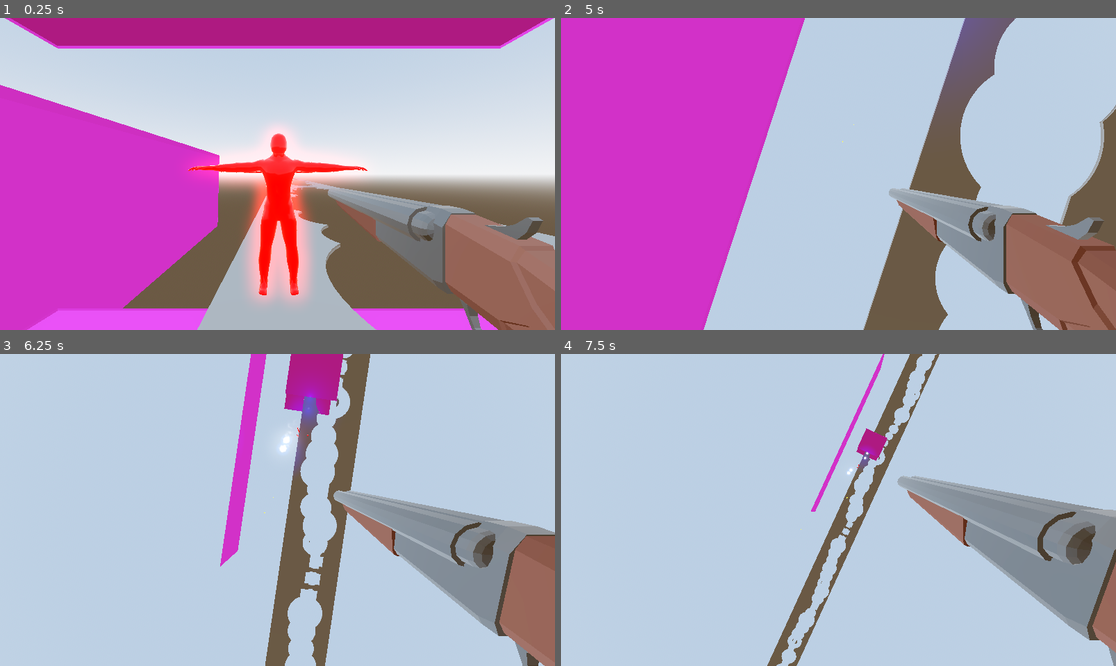
Above: before the commit, frames 1-4 (two rows, left to right).
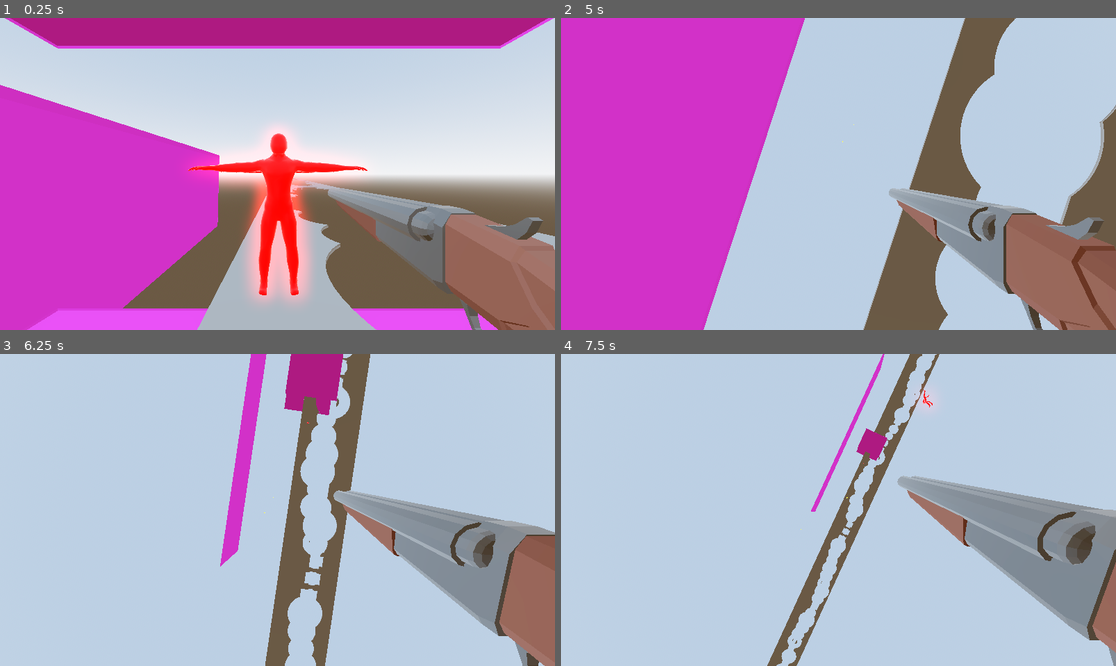
Above: after the commit, the same moments.

Repository: Games4Doritos/UWAGameJam2
Game: Godot game, scene res://Scenes/world.tscn
Same seed, same stepped clock (60 frames per second), same inputs: the game is played once before the commit and once after it. This scene is started directly instead of the project's main scene.
Inputs (mouse positions are in pixels of both pictures, inside the frame that each line leads up to):
- Up to frame 1 (0.25 s): no input
- Up to frame 2 (5 s): move the mouse to (832, 180) at 0.52 s; hold W (forward) 0.53-2.78 s; click (832, 180) at 0.6 s; tap Space (jump) at 0.77, 1.52, 3.02, 3.5, 3.77, 4.52 s; move the mouse to (877, 177) at 1.27 s; tap Shift (run) at 1.35 s; click (877, 177) at 1.55 s; move the mouse to (794, 170) at 2.02 s; click (794, 170) at 2.1 s; tap Enter at 2.75 s; move the mouse to (844, 174) at 2.77 s; hold A (left) 2.78-3.53 s; click (844, 174) at 2.85 s; move the mouse to (816, 167) at 3.52 s; hold Shift (run) 3.53-4.28 s; hold W (forward) from 3.53 s (still down); click (816, 167) at 3.8 s; move the mouse to (866, 174) at 4.27 s; click (866, 174) at 4.35 s
- Up to frame 3 (6.25 s): move the mouse to (249, 510) at 5.02 s; click (249, 510) at 5.1 s; move the mouse to (288, 503) at 5.77 s; release W (forward) at 5.78 s; hold D (right) from 5.78 s (still down); tap Shift (run) at 5.85 s; tap Space (jump) at 6.02 s; click (288, 503) at 6.05 s
- Up to frame 4 (7.5 s): move the mouse to (832, 516) at 6.52 s; release D (right) at 6.53 s; hold W (forward) from 6.53 s (still down); click (832, 516) at 6.6 s; tap Space (jump) at 6.77 s; move the mouse to (877, 513) at 7.27 s; click (877, 513) at 7.35 s

The runs differ from the first frame. In frame 1, 0.2% of the frame differs, in the area x 33-67%, y 37-89%; in frame 2, 2.0%, in the area x 67-82%, y 0-28%; in frame 3, 1.0%; in frame 4, 0.2%.

Commit message:
feat: Sound Effects
Added sounds:
- shotgun sound.
- Enemy projectile sound.
- Enemy sound.

Diff:
--- a/Scenes/electric_ball.tscn
+++ b/Scenes/electric_ball.tscn
@@ -1,10 +1,11 @@
-[gd_scene load_steps=43 format=3 uid="uid://bc8spy6dxtpy4"]
+[gd_scene load_steps=44 format=3 uid="uid://bc8spy6dxtpy4"]
 
 [ext_resource type="Script" uid="uid://durrpj3kdq0wb" path="res://electric_ball.gd" id="1_l0aqu"]
 [ext_resource type="Texture2D" uid="uid://b44ojak7pi0qk" path="res://textures/circle_01.png" id="2_ryokf"]
 [ext_resource type="Texture2D" uid="uid://o7smp78lwvtr" path="res://textures/spark_02.png" id="3_tqevk"]
 [ext_resource type="Texture2D" uid="uid://byvc0eddfex4p" path="res://textures/magic_05.png" id="4_tqevk"]
 [ext_resource type="Texture2D" uid="uid://d0fvlqqiykf8n" path="res://textures/spark_04.png" id="5_qrt7k"]
+[ext_resource type="AudioStream" uid="uid://bp7qwfegdocep" path="res://sounds/electric-sparks-6130.mp3" id="6_pc6ia"]
 
 [sub_resource type="SphereShape3D" id="SphereShape3D_g753j"]
 
@@ -248,4 +249,9 @@
 omni_range = 7.0
 omni_attenuation = 0.417
 
+[node name="AudioStreamPlayer3D" type="AudioStreamPlayer3D" parent="."]
+stream = ExtResource("6_pc6ia")
+volume_db = -2.0
+autoplay = true
+
 [connection signal="body_entered" from="." to="." method="_on_body_entered"]
--- a/Scenes/enemy.gd
+++ b/Scenes/enemy.gd
@@ -16,6 +16,8 @@
 func _on_area_3d_area_entered(area: Area3D) -> void:
 		if area.is_in_group("bullet"):
 			$RootNode/Skeleton3D/PhysicalBoneSimulator3D.physical_bones_start_simulation()
+			$Timer.stop()
+			$AudioStreamPlayer3D.stop()
 
 
 func _on_timer_timeout() -> void:
--- a/Scenes/enemy.tscn
+++ b/Scenes/enemy.tscn
@@ -1,13 +1,14 @@
-[gd_scene load_steps=26 format=3 uid="uid://08c42j810hqm"]
+[gd_scene load_steps=27 format=3 uid="uid://08c42j810hqm"]
 
 [ext_resource type="PackedScene" uid="uid://btsu5cw0gbxlu" path="res://Models/Animated Character Base.glb" id="1_hghv2"]
 [ext_resource type="Script" uid="uid://lbnyr22nabrt" path="res://Scenes/enemy.gd" id="2_1f0kj"]
+[ext_resource type="AudioStream" uid="uid://8d2ymk7rycjx" path="res://sounds/energy-hum-29083.mp3" id="3_afpow"]
 
 [sub_resource type="StandardMaterial3D" id="StandardMaterial3D_1f0kj"]
 albedo_color = Color(1, 0, 0, 1)
 metallic = 1.0
 metallic_specular = 1.0
-roughness = 0.0
+roughness = 0.25
 emission_enabled = true
 emission = Color(0.9254902, 0, 0, 1)
 emission_energy_multiplier = 8.17
@@ -409,11 +410,11 @@
 shape = SubResource("CapsuleShape3D_287tu")
 
 [node name="Physical Bone mixamorig_Neck" type="PhysicalBone3D" parent="RootNode/Skeleton3D/PhysicalBoneSimulator3D" index="4"]
-transform = Transform3D(-1, 9.3311095e-17, 1.459049e-16, -1.2246469e-16, 0.2147305, -0.97667336, -1.2246469e-16, -0.97667336, -0.2147305, 0.010082372, 2.2031326, -0.0059506968)
+transform = Transform3D(-1, 9.3311095e-17, 1.459049e-16, -1.2246469e-16, 0.2147305, -0.97667336, -1.2246469e-16, -0.97667336, -0.2147305, 0.010082372, 2.2031326, -0.0059629437)
 collision_layer = 2
 joint_type = 5
-joint_offset = Transform3D(1, 0, 0, 0, 1, 0, 0, 0, 1, 6.492519e-25, -0.00016761944, 0.043605413)
-body_offset = Transform3D(-1, 0, 1.4889251e-23, 0, 0.2147305, -0.97667336, 0, -0.97667336, -0.2147305, 0, 0.042624235, 0.009199702)
+joint_offset = Transform3D(1, 0, 0, 0, 1, 0, 0, 0, 1, 6.4921275e-25, -0.00017958041, 0.043602783)
+body_offset = Transform3D(-1, 0, 1.4889251e-23, 0, 0.2147305, -0.97667336, 0, -0.97667336, -0.2147305, 0, 0.042624235, 0.009187455)
 bone_name = "mixamorig_Neck"
 joint_constraints/x/linear_limit_enabled = true
 joint_constraints/x/linear_limit_upper = 0.0
@@ -719,11 +720,11 @@
 shape = SubResource("CapsuleShape3D_vh8xy")
 
 [node name="Physical Bone mixamorig_LeftUpLeg" type="PhysicalBone3D" parent="RootNode/Skeleton3D/PhysicalBoneSimulator3D" index="12"]
-transform = Transform3D(-0.9965967, 1.013401e-07, -0.08243225, -0.082432, 0.0024360176, 0.9965937, 0.0002009074, 0.999997, -0.0024277188, 0.19261594, 1.0286961, -0.0036671734)
+transform = Transform3D(-0.9965967, 1.013401e-07, -0.08243225, -0.082432, 0.0024360176, 0.9965937, 0.0002009074, 0.999997, -0.0024277188, 0.19261594, 1.0286961, -0.0036641117)
 collision_layer = 2
 joint_type = 2
-joint_offset = Transform3D(1, 0, 0, 0, 1, 0, 0, 0, 1, 2.9445133e-07, -5.1113624e-05, 0.30517706)
-body_offset = Transform3D(1, -1.0099029e-07, 1.1687405e-08, 3.4606273e-09, 8.1490725e-09, -1.0000001, 1.0099029e-07, 1.0000001, 7.916242e-09, -2.9802322e-07, 0.3051771, 5.1111216e-05)
+joint_offset = Transform3D(1, 0, 0, 0, 1, 0, 0, 0, 1, 2.9445104e-07, -5.4175347e-05, 0.30517706)
+body_offset = Transform3D(1, -1.0099029e-07, 1.1687405e-08, 3.4606273e-09, 8.1490725e-09, -1.0000001, 1.0099029e-07, 1.0000001, 7.916242e-09, -2.9802322e-07, 0.3051771, 5.417294e-05)
 bone_name = "mixamorig_LeftUpLeg"
 joint_constraints/swing_span = 45.0
 joint_constraints/twist_span = 0.0
@@ -736,11 +737,11 @@
 shape = SubResource("CapsuleShape3D_ve8xs")
 
 [node name="Physical Bone mixamorig_LeftLeg" type="PhysicalBone3D" parent="RootNode/Skeleton3D/PhysicalBoneSimulator3D" index="13"]
-transform = Transform3D(-0.99771625, 7.3013995e-05, -0.0675449, -0.06754473, 0.0013993803, 0.9977153, 0.00016736815, 0.9999991, -0.0013912527, 0.23927768, 0.41173577, -0.0024798666)
+transform = Transform3D(-0.99771625, 7.339758e-05, -0.0675449, -0.06754473, 0.0013993804, 0.9977153, 0.00016775087, 0.9999991, -0.0013912268, 0.23927768, 0.41173577, -0.002476805)
 collision_layer = 2
 joint_type = 2
-joint_offset = Transform3D(1, 0, 0, 0, 1, 0, 0, 0, 1, 0.0003269381, -6.1346596e-05, 0.31356436)
-body_offset = Transform3D(1, -2.8265931e-06, -8.771211e-07, -8.921581e-07, 1.686858e-07, -1.0000001, 2.8265786e-06, 1.0000001, 1.686858e-07, -0.00032666326, 0.3135644, 6.129278e-05)
+joint_offset = Transform3D(1, 0, 0, 0, 1, 0, 0, 0, 1, 0.00032693808, -6.4416585e-05, 0.31356436)
+body_offset = Transform3D(1, -3.209323e-06, -8.771168e-07, -8.916256e-07, 1.9453e-07, -1.0000001, 3.209294e-06, 1.0000001, 1.9464642e-07, -0.00032666326, 0.3135644, 6.4354506e-05)
 bone_name = "mixamorig_LeftLeg"
 joint_constraints/swing_span = 45.0
 joint_constraints/twist_span = 0.0
@@ -828,11 +829,11 @@
 shape = SubResource("CapsuleShape3D_c1gwg")
 
 [node name="Physical Bone mixamorig_RightUpLeg" type="PhysicalBone3D" parent="RootNode/Skeleton3D/PhysicalBoneSimulator3D" index="15"]
-transform = Transform3D(-0.9965967, -1.7476527e-06, 0.08243269, 0.08243263, -0.0012337533, 0.9965959, 9.99599e-05, 0.9999992, 0.0012296984, -0.1724508, 1.0286975, -0.0035341387)
+transform = Transform3D(-0.9965967, -1.8436584e-06, 0.08243269, 0.08243263, -0.0012337533, 0.9965959, 9.986422e-05, 0.9999992, 0.0012297063, -0.1724508, 1.0286975, -0.0035341387)
 collision_layer = 2
 joint_type = 2
-joint_offset = Transform3D(1, 0, 0, 0, 1, 0, 0, 0, 1, 6.642622e-08, -4.689557e-08, 0.3051749)
-body_offset = Transform3D(0.9999998, 1.7409111e-06, -2.1766574e-07, -2.1976273e-07, 1.534354e-07, -0.99999976, -1.7408893e-06, 1, 1.5366822e-07, 0, 0.30517483, 0)
+joint_offset = Transform3D(1, 0, 0, 0, 1, 0, 0, 0, 1, 6.642598e-08, -4.9311403e-08, 0.3051749)
+body_offset = Transform3D(0.9999998, 1.83659e-06, -2.1766495e-07, -2.1964509e-07, 1.6135164e-07, -0.99999976, -1.8365681e-06, 1, 1.6158447e-07, 0, 0.30517483, 0)
 bone_name = "mixamorig_RightUpLeg"
 joint_constraints/swing_span = 45.0
 joint_constraints/twist_span = 0.0
@@ -966,5 +967,10 @@
 wait_time = 3.0
 autostart = true
 
+[node name="AudioStreamPlayer3D" type="AudioStreamPlayer3D" parent="." index="4"]
+stream = ExtResource("3_afpow")
+volume_db = -10.0
+autoplay = true
+
 [connection signal="area_entered" from="Area3D" to="." method="_on_area_3d_area_entered"]
 [connection signal="timeout" from="Timer" to="." method="_on_timer_timeout"]
--- a/Scenes/shotgun.tscn
+++ b/Scenes/shotgun.tscn
@@ -1,6 +1,7 @@
-[gd_scene load_steps=10 format=3 uid="uid://dv4ke34goy3tr"]
+[gd_scene load_steps=11 format=3 uid="uid://dv4ke34goy3tr"]
 
 [ext_resource type="PackedScene" uid="uid://darwuw5cvtoq7" path="res://Models/Shotgun Sawed Off.glb" id="1_0ym6k"]
+[ext_resource type="AudioStream" uid="uid://ck3sf0k82ubpq" path="res://sounds/shotgun-146188.mp3" id="2_u0ide"]
 
 [sub_resource type="StandardMaterial3D" id="StandardMaterial3D_0ym6k"]
 albedo_color = Color(0.46666667, 0.46666667, 0.46666667, 1)
@@ -113,3 +114,6 @@
 
 [node name="RayCast3D" type="RayCast3D" parent="." index="2"]
 transform = Transform3D(0.99999976, 0, -1.7763568e-14, 0, 0.99999976, 0, 1.7763568e-14, 0, 0.99999976, 3.1856983, 0.37646636, 0.0004039607)
+
+[node name="AudioStreamPlayer3D" type="AudioStreamPlayer3D" parent="." index="3"]
+stream = ExtResource("2_u0ide")
--- a/Scripts/player.gd
+++ b/Scripts/player.gd
@@ -9,6 +9,7 @@
 @onready var pitch = $Yaw/Pitch
 @onready var gun_anim = $Yaw/Pitch/Camera3D/shotgun/AnimationPlayer
 @onready var raycast = $Yaw/Pitch/Camera3D/shotgun/RayCast3D
+@onready var gun = $Yaw/Pitch/Camera3D/shotgun
 
 var bullet = preload("res://Scenes/bullet.tscn")
 var bulletInstance
@@ -78,6 +79,8 @@
 			bulletInstance.transform.basis = raycast.global_transform.basis
 			get_parent().add_child(bulletInstance)
 			gun_anim.play("shoot")
+			gun.get_node("AudioStreamPlayer3D").play()
+
 			pitch.rotation.x = clamp(pitch.rotation.x + PI/8, -PI/2, PI/2)
 
 	move_and_slide()
--- a/Scripts/world.gd
+++ b/Scripts/world.gd
@@ -6,6 +6,8 @@
 	Input.mouse_mode = Input.MOUSE_MODE_CAPTURED
 	get_tree().paused = false
 
+func gameOver() -> void:
+	print("GAME OVER")
 
 func _on_gravity_timer_timeout() -> void:
 	player.flip_gravity()
--- a/electric_ball.gd
+++ b/electric_ball.gd
@@ -16,4 +16,4 @@
 
 func _on_body_entered(body: Node3D) -> void:
 	if body.is_in_group("player"):
-		print("ded")
+		get_tree().current_scene.gameOver()
Not shown, changed: Models/attribution.txt
Not shown: 1 places in Scenes/world.tscn that only renumber resources
Not shown, added: sounds/electric-sparks-6130.mp3.import
Not shown, added: sounds/energy-hum-29083.mp3.import
Not shown, added: sounds/shotgun-146188.mp3.import
Not shown, added: sounds/electric-sparks-6130.mp3
Not shown, added: sounds/energy-hum-29083.mp3
Not shown, added: sounds/shotgun-146188.mp3
